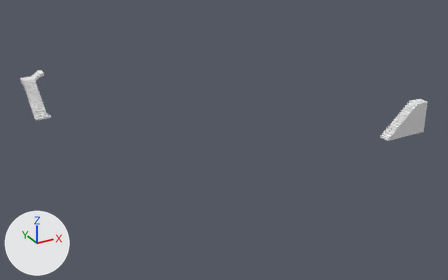
The glTF model na-project-portal/26-Projects/RB05__WestFarm/30__TrueVision__AppContent/DesignPhase01__ConceptDesign__Scheme-01/RB05__Storey__GroundFloor__ProposedStairs__MeshModel__.glb, before and after one commit.
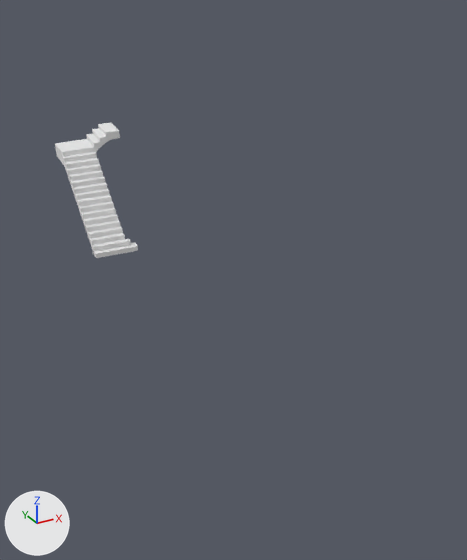
Each version appears first whole from a 50 mm lens placed at (-0.6, -40.5, 22.6), pointed at (27.2, 10.0, -2.6), and next in a close-up on the part from 0% to 39% of the width and 9% to 83% of the height. Arrows for +X, +Y and +Z are at lower left; the lights stay in place. The last two pictures show the newer version. Vertices at exactly the same position are counted once.

In view in the first close-up: '26__ProposedBuilding__Staircase::Default'.
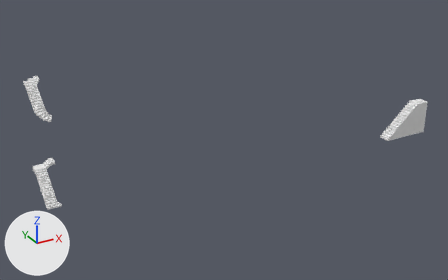
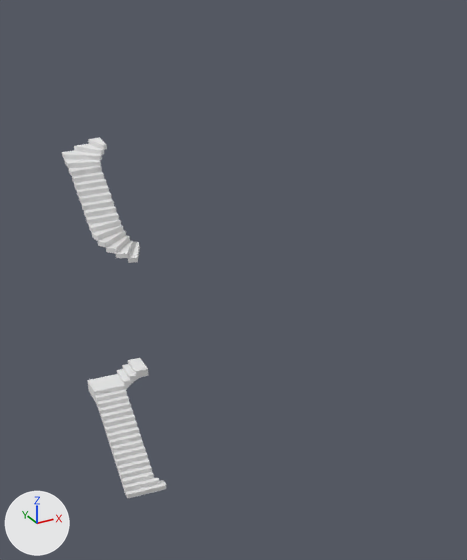
Patch to the scene script:
```diff
--- a/na-project-portal/26-Projects/RB05__WestFarm/30__TrueVision__AppContent/DesignPhase01__ConceptDesign__Scheme-01/RB05__Storey__GroundFloor__ProposedStairs__MeshModel__.glb.py
+++ b/na-project-portal/26-Projects/RB05__WestFarm/30__TrueVision__AppContent/DesignPhase01__ConceptDesign__Scheme-01/RB05__Storey__GroundFloor__ProposedStairs__MeshModel__.glb.py
@@ me_mesh_0_26__proposedbuilding__staircase__default @@
 # used by ob_26__proposedbuilding__staircase__default; location = (0.0, 0.0, 0.0)
-me_mesh_0_26__proposedbuilding__staircase__default.from_pydata(...)  # 251 vertices, 488 faces; spans x 10.5..41.8, y -2.3..22.9, z -0.2..3.4
+me_mesh_0_26__proposedbuilding__staircase__default.from_pydata(...)  # 582 vertices, 1156 faces; spans x 10.5..41.8, y -2.3..22.9, z -10.0..3.2
+# me_mesh_0_26__proposedbuilding__staircase__default part 1: the loose piece of 120 vertices spanning x 10.5..12.7, y 18.2..22.9, z 0.1..3.4 is copied, and the copy is moved by (0.0, 0.0, -10.0); it spans x 10.5..12.7, y 18.2..22.9, z -9.9..-6.6
+# me_mesh_0_26__proposedbuilding__staircase__default part 2: a new loose piece of 63 vertices spanning x 10.5..12.1, y 17.7..18.2, z -10.0..-9.7, in mat_default (white #e7e7e7)
+# me_mesh_0_26__proposedbuilding__staircase__default part 3: 14 vertices moved from x 10.5..12.0, y 17.7..21.7, z 0.0..3.2 to x 10.5..12.0, y 17.6..21.7, z 0.0..3.2; 156 vertices removed from x 10.5..12.7, y 17.7..22.9, z 0.0..3.4; 304 vertices added at x 10.5..12.2, y 16.6..21.7, z 0.0..3.2
 me_mesh_0_26__proposedbuilding__staircase__default.materials.append(mat_default)
```

What differs and where, as boxes (x1, y1, x2, y2) in the close-ups (467 x 560 px; the box of a moved part takes in the faces that stretch with it):
'26__ProposedBuilding__Staircase::Default', reshaped: before (55, 122, 138, 258); after (62, 137, 166, 498)
part 1 of me_mesh_0_26__proposedbuilding__staircase__default, added: after (87, 358, 154, 488)
part 2 of me_mesh_0_26__proposedbuilding__staircase__default, added: after (124, 478, 166, 498)
part 3 of me_mesh_0_26__proposedbuilding__staircase__default, moved or reshaped: before (55, 122, 138, 258); after (62, 137, 140, 263)
